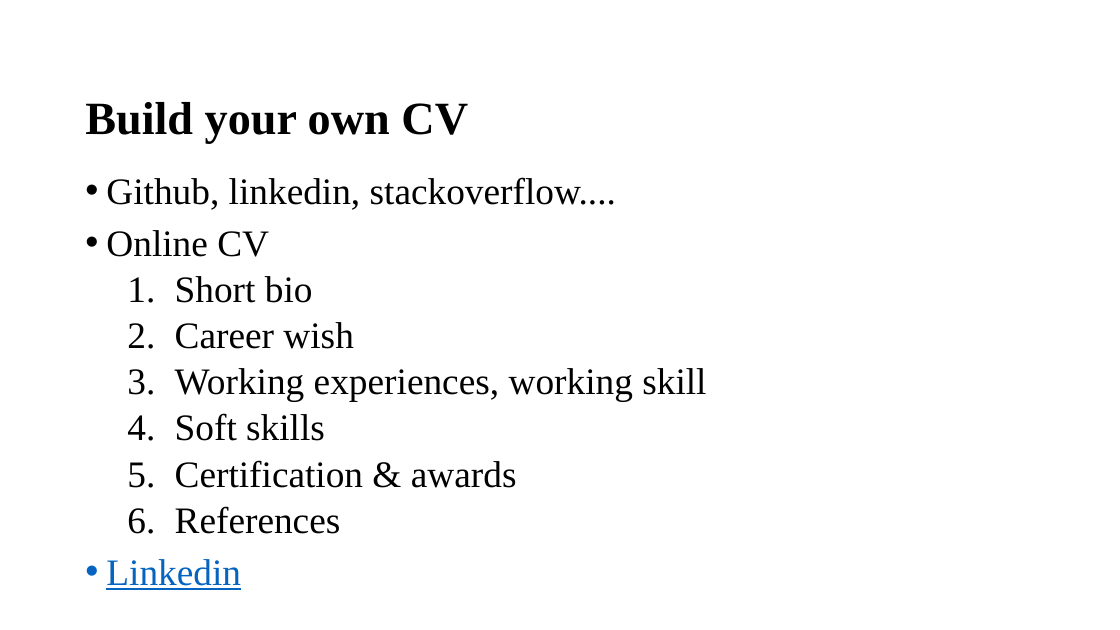
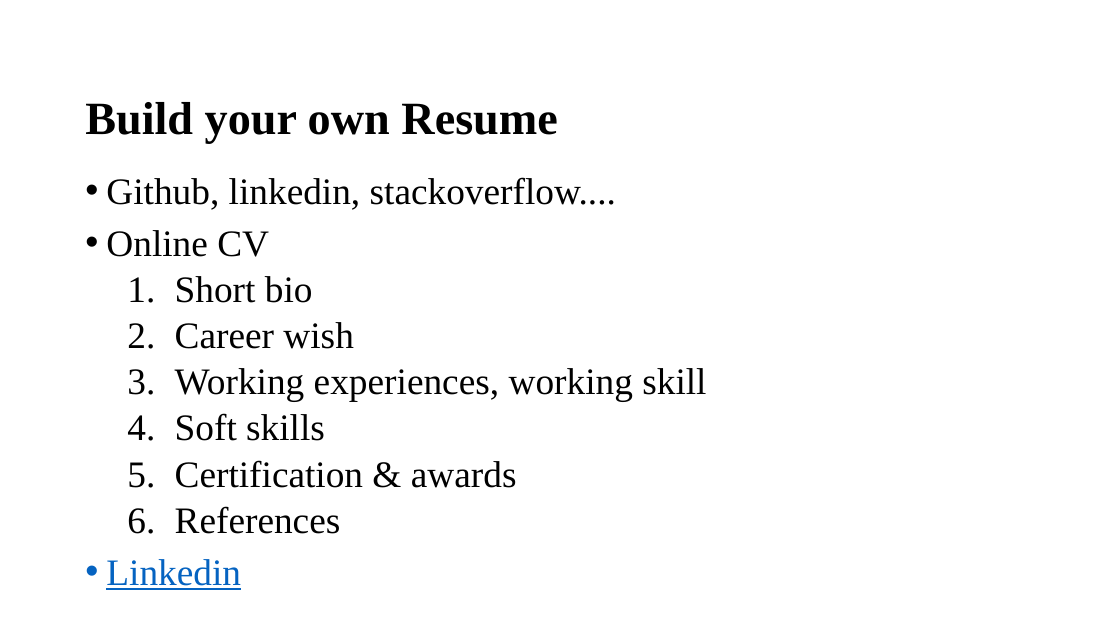
Before and after one commit to ngohungphuc/Presentation, a slide deck: slide 9 of SE.pptx. Drawn at 1120x630 pixels with LibreOffice and Linux fonts; fonts in the diff are those of the drawing. Boxes give left, top, right and bottom in pixels: in the first picture for what was removed or moved away, otherwise in the second. Text is boxed around its words. In the diff, an @@ line names an element or a change of style, - is before the commit and + after.

```diff
--- a/SE.pptx
+++ b/SE.pptx
@@ title at (85,102,557,143): text changed @@
-Build your own CV
+Build your own Resume
```
Also in this commit, not shown: 7 other slides changed.
